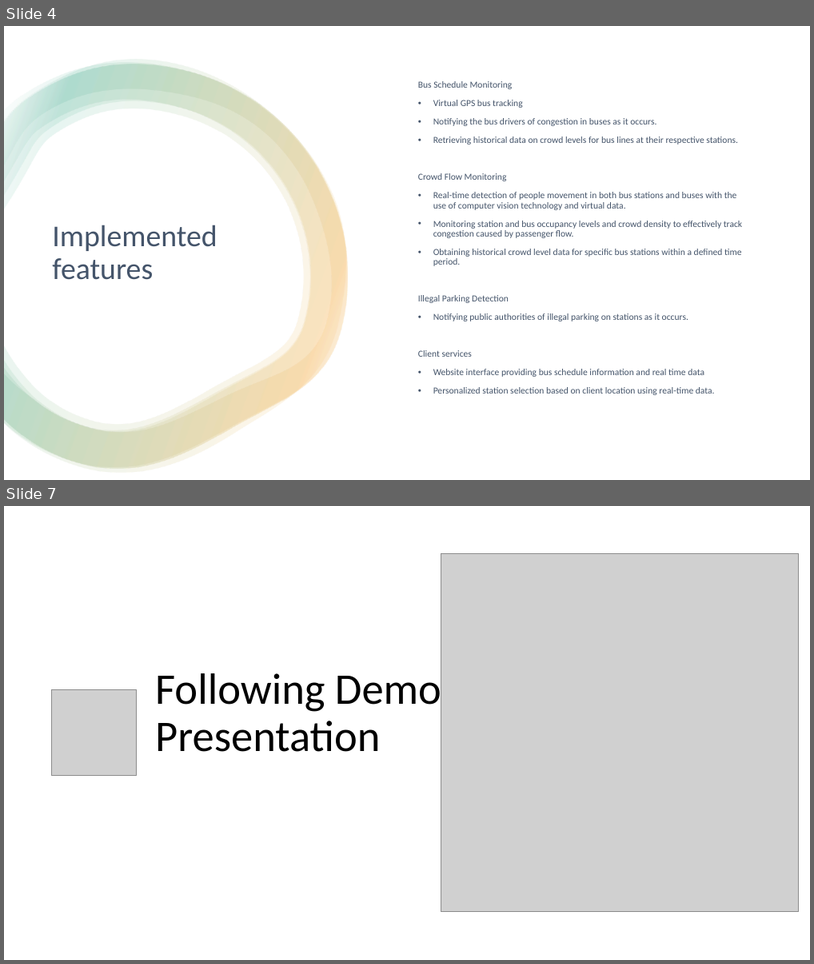
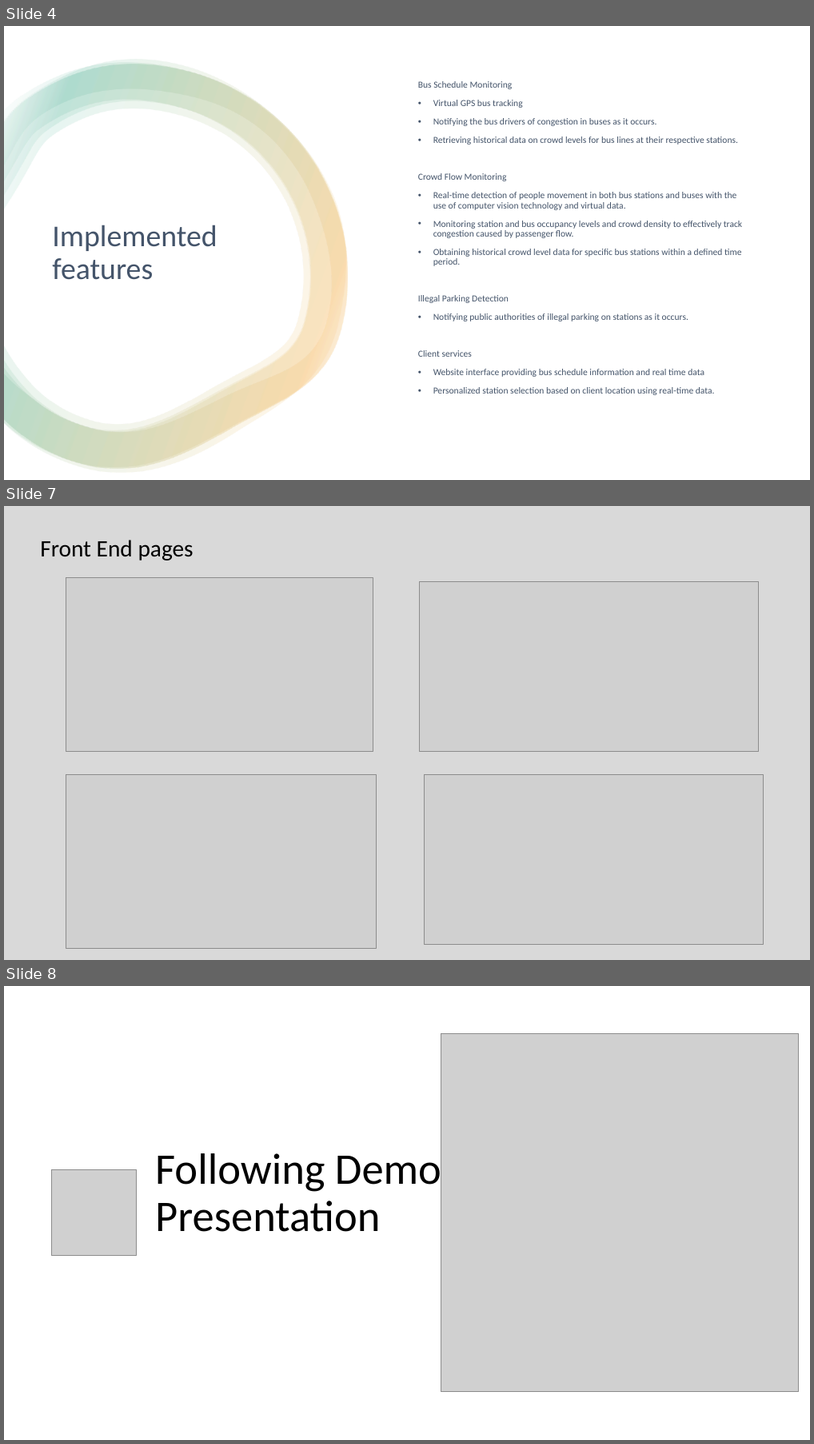
Before and after one commit to evgenia-g/iot, a slide deck: Bus Stop Monitoring 3.pptx. Shown one above the other, each under a label of ours: slides 4 and 7 before the commit, slides 4, 7 and 8 after it; the slides between them are not shown. The pictures are 814x964 and 814x1444 pixels, drawn with LibreOffice and Linux fonts; fonts in the diff are those of the drawing; grey boxes stand for pictures. Boxes give left, top, right and bottom in pixels: in the first picture for what was removed or moved away, otherwise in the second. Text is boxed around its words. In the diff, an @@ line names an element or a change of style, - is before the commit and + after.

```diff
--- a/Bus Stop Monitoring 3.pptx
+++ b/Bus Stop Monitoring 3.pptx
@@ slide 7 added at [4,506,810,960], background #D9D9D9 @@
@@ title added at [40,540,194,560], 28 pt, text #000000 @@
+Front End pages
@@ picture added at [66,577,373,751] @@
@@ picture added at [420,582,759,751] @@
@@ picture added at [66,774,376,948] @@
@@ picture added at [425,775,765,944] @@
@@ what was slide 7 is now slide 8 @@
```
Also in this commit, not shown: 1 other file.
